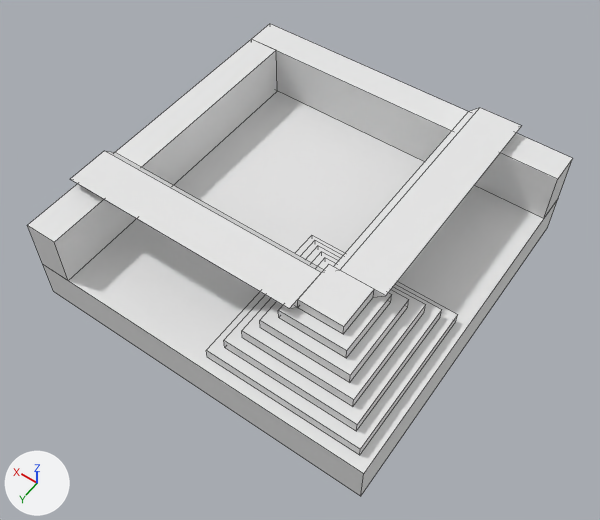
One commit to the OBJ model assets/models/trench.obj: the scene before it, then after it.
Camera for both pictures: a 50 mm camera at (-52.8, 76.5, 114.4) aimed at (-1.7, 5.0, 2.0). Every picture has the same lights, and +X, +Y and +Z are marked at lower left. Mesh edges are drawn as thin lines. Where no turn or scale is listed for an object, it has been applied to the vertices.

Objects in the first picture: 'entity0_brush0', 'entity0_brush1', 'entity0_brush10', 'entity0_brush2', 'entity0_brush3', 'entity0_brush4', 'entity0_brush5', 'entity0_brush6', 'entity0_brush7', 'entity0_brush8', 'entity0_brush9'.
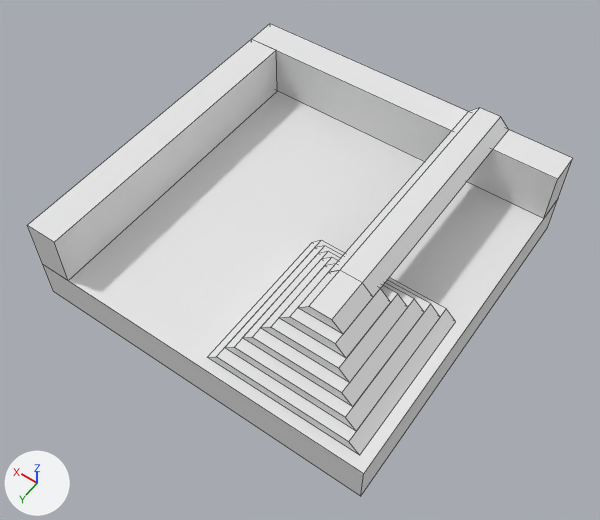
The change, as a list of edits to the scene's bpy script:
```text
Change me_entity0_brush1:
    where me_entity0_brush1.from_pydata(...)  # 8 vertices, 6 faces; spans x -30.0..-2.0, y 2.0..30.0, z 4.0..6.0
    me_entity0_brush1 part 1
    me_entity0_brush1.vertices[2].co: (-30.0, 2.0, 6.0) -> (-28.0, 2.0, 6.0)  # pixel (457, 314) -> pixel (446, 308)
    me_entity0_brush1.vertices[3].co: (-30.0, 30.0, 6.0) -> (-28.0, 30.0, 6.0)  # pixel (360, 449) -> pixel (348, 441)
    me_entity0_brush1.vertices[4].co: (-2.0, 2.0, 6.0) -> (-4.0, 2.0, 6.0)  # pixel (311, 235) -> pixel (321, 240)
    me_entity0_brush1.vertices[7].co: (-2.0, 30.0, 6.0) -> (-4.0, 30.0, 6.0)  # pixel (206, 350) -> pixel (216, 356)
Change me_entity0_brush2:
    where me_entity0_brush2.from_pydata(...)  # 8 vertices, 6 faces; spans x -28.0..-4.0, y 4.0..28.0, z 6.0..8.0
    me_entity0_brush2 part 2
    me_entity0_brush2.vertices[2].co: (-28.0, 4.0, 8.0) -> (-26.0, 4.0, 8.0)  # pixel (441, 309) -> pixel (430, 303)
    me_entity0_brush2.vertices[3].co: (-28.0, 28.0, 8.0) -> (-26.0, 28.0, 8.0)  # pixel (357, 424) -> pixel (345, 417)
    me_entity0_brush2.vertices[4].co: (-4.0, 4.0, 8.0) -> (-6.0, 4.0, 8.0)  # pixel (314, 240) -> pixel (324, 245)
    me_entity0_brush2.vertices[7].co: (-4.0, 28.0, 8.0) -> (-6.0, 28.0, 8.0)  # pixel (223, 340) -> pixel (234, 347)
Change me_entity0_brush3:
    where me_entity0_brush3.from_pydata(...)  # 8 vertices, 6 faces; spans x -26.0..-6.0, y 6.0..26.0, z 8.0..10.0
    me_entity0_brush3 part 3
    me_entity0_brush3.vertices[2].co: (-26.0, 6.0, 10.0) -> (-24.0, 6.0, 10.0)  # pixel (425, 304) -> pixel (414, 298)
    me_entity0_brush3.vertices[3].co: (-26.0, 26.0, 10.0) -> (-24.0, 26.0, 10.0)  # pixel (353, 399) -> pixel (341, 392)
    me_entity0_brush3.vertices[4].co: (-6.0, 6.0, 10.0) -> (-8.0, 6.0, 10.0)  # pixel (317, 245) -> pixel (328, 251)
    me_entity0_brush3.vertices[7].co: (-6.0, 26.0, 10.0) -> (-8.0, 26.0, 10.0)  # pixel (241, 330) -> pixel (252, 337)
Change me_entity0_brush4:
    where me_entity0_brush4.from_pydata(...)  # 8 vertices, 6 faces; spans x -24.0..-8.0, y 8.0..24.0, z 10.0..12.0
    me_entity0_brush4 part 4
    me_entity0_brush4.vertices[2].co: (-24.0, 8.0, 12.0) -> (-22.0, 8.0, 12.0)  # pixel (408, 299) -> pixel (397, 293)
    me_entity0_brush4.vertices[3].co: (-24.0, 24.0, 12.0) -> (-22.0, 24.0, 12.0)  # pixel (350, 375) -> pixel (338, 368)
    me_entity0_brush4.vertices[4].co: (-8.0, 8.0, 12.0) -> (-10.0, 8.0, 12.0)  # pixel (321, 251) -> pixel (331, 257)
    me_entity0_brush4.vertices[7].co: (-8.0, 24.0, 12.0) -> (-10.0, 24.0, 12.0)  # pixel (259, 320) -> pixel (270, 327)
Change me_entity0_brush5:
    where me_entity0_brush5.from_pydata(...)  # 8 vertices, 6 faces; spans x -22.0..-10.0, y 10.0..22.0, z 12.0..14.0
    me_entity0_brush5 part 5
    me_entity0_brush5.vertices[2].co: (-22.0, 10.0, 14.0) -> (-20.0, 10.0, 14.0)  # pixel (391, 294) -> pixel (380, 288)
    me_entity0_brush5.vertices[3].co: (-22.0, 22.0, 14.0) -> (-20.0, 22.0, 14.0)  # pixel (346, 350) -> pixel (335, 343)
    me_entity0_brush5.vertices[4].co: (-10.0, 10.0, 14.0) -> (-12.0, 10.0, 14.0)  # pixel (324, 257) -> pixel (335, 263)
    me_entity0_brush5.vertices[7].co: (-10.0, 22.0, 14.0) -> (-12.0, 22.0, 14.0)  # pixel (278, 310) -> pixel (289, 316)
Change me_entity0_brush6:
    where me_entity0_brush6.from_pydata(...)  # 8 vertices, 6 faces; spans x -20.0..-12.0, y 12.0..20.0, z 14.0..16.0
    me_entity0_brush6 part 6
    me_entity0_brush6.vertices[2].co: (-20.0, 12.0, 16.0) -> (-18.0, 12.0, 16.0)  # pixel (374, 289) -> pixel (362, 282)
    me_entity0_brush6.vertices[3].co: (-20.0, 20.0, 16.0) -> (-18.0, 20.0, 16.0)  # pixel (343, 326) -> pixel (331, 319)
    me_entity0_brush6.vertices[4].co: (-12.0, 12.0, 16.0) -> (-14.0, 12.0, 16.0)  # pixel (328, 264) -> pixel (339, 270)
    me_entity0_brush6.vertices[7].co: (-12.0, 20.0, 16.0) -> (-14.0, 20.0, 16.0)  # pixel (297, 299) -> pixel (308, 306)
Change me_entity0_brush9:
    where me_entity0_brush9.from_pydata(...)  # 8 vertices, 6 faces; spans x -12.0..32.0, y 12.0..22.0, z 14.0..16.0
    me_entity0_brush9 part 7
    me_entity0_brush9.vertices[0].co: (-12.0, 20.0, 14.0) -> (-20.0, 12.0, 14.0)  # pixel (297, 307) -> pixel (373, 297)
    me_entity0_brush9.vertices[1].co: (-12.0, 12.0, 14.0) -> (-20.0, -32.0, 14.0)  # not seen -> pixel (508, 129)
    me_entity0_brush9.vertices[2].co: (-12.0, 14.0, 16.0) -> (-18.0, -32.0, 16.0)  # pixel (321, 272) -> pixel (500, 116)
    me_entity0_brush9.vertices[3].co: (-12.0, 22.0, 16.0) -> (-18.0, 12.0, 16.0)  # pixel (289, 308) -> pixel (362, 282)
    me_entity0_brush9.vertices[4].co: (32.0, 14.0, 16.0) -> (-14.0, -32.0, 16.0)  # pixel (104, 150) -> pixel (479, 107)
    me_entity0_brush9.vertices[5].co: (32.0, 12.0, 14.0) -> (-12.0, -32.0, 14.0)  # pixel (114, 152) -> pixel (468, 111)
    me_entity0_brush9.vertices[6].co: (32.0, 20.0, 14.0) -> (-12.0, 12.0, 14.0)  # not seen -> pixel (328, 272)
    me_entity0_brush9.vertices[7].co: (32.0, 22.0, 16.0) -> (-14.0, 12.0, 16.0)  # pixel (69, 179) -> pixel (339, 270)
Remove ob_entity0_brush10:
    ob_entity0_brush10 = bpy.data.objects.new('entity0_brush10', me_entity0_brush10)
```

Boxes [x1, y1, x2, y2] around the edits, measured in the pictures (600 x 520 px):
'entity0_brush9', reshaped (29% narrower, 19% taller): before [71, 151, 324, 309]; after [329, 108, 509, 297]
'entity0_brush10', deleted: before [333, 108, 521, 297]
'entity0_brush1', reshaped: before [206, 235, 457, 455]; after [208, 240, 455, 455]
'entity0_brush2', reshaped: before [224, 241, 442, 431]; after [225, 246, 440, 431]
'entity0_brush3', reshaped: before [242, 246, 425, 407]; after [243, 252, 424, 407]
'entity0_brush4', reshaped: before [260, 252, 409, 383]; after [261, 257, 408, 383]
'entity0_brush6', reshaped (8% shorter): before [298, 264, 374, 334]; after [298, 270, 373, 334]
'entity0_brush5', reshaped: before [278, 258, 392, 358]; after [279, 264, 391, 358]
